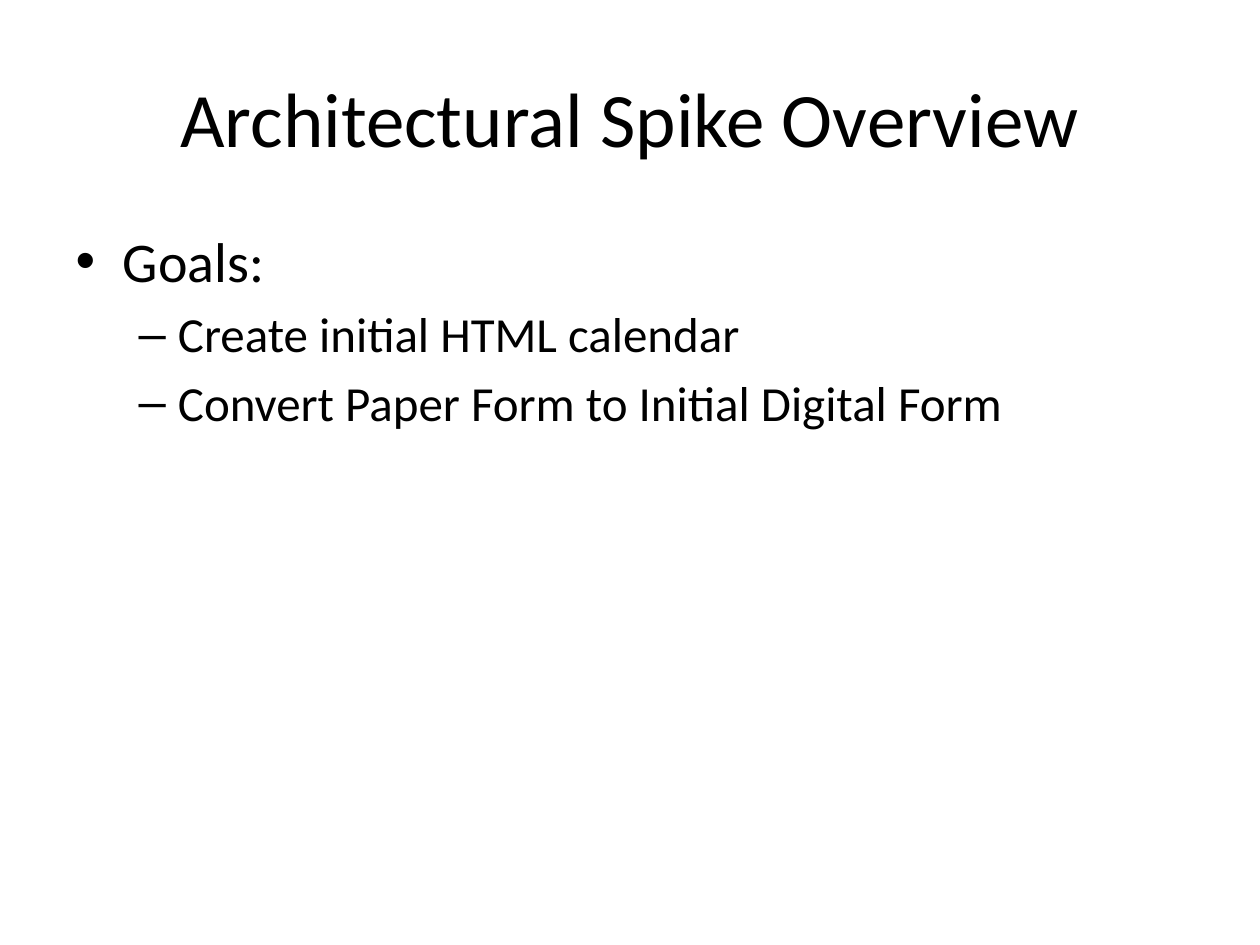
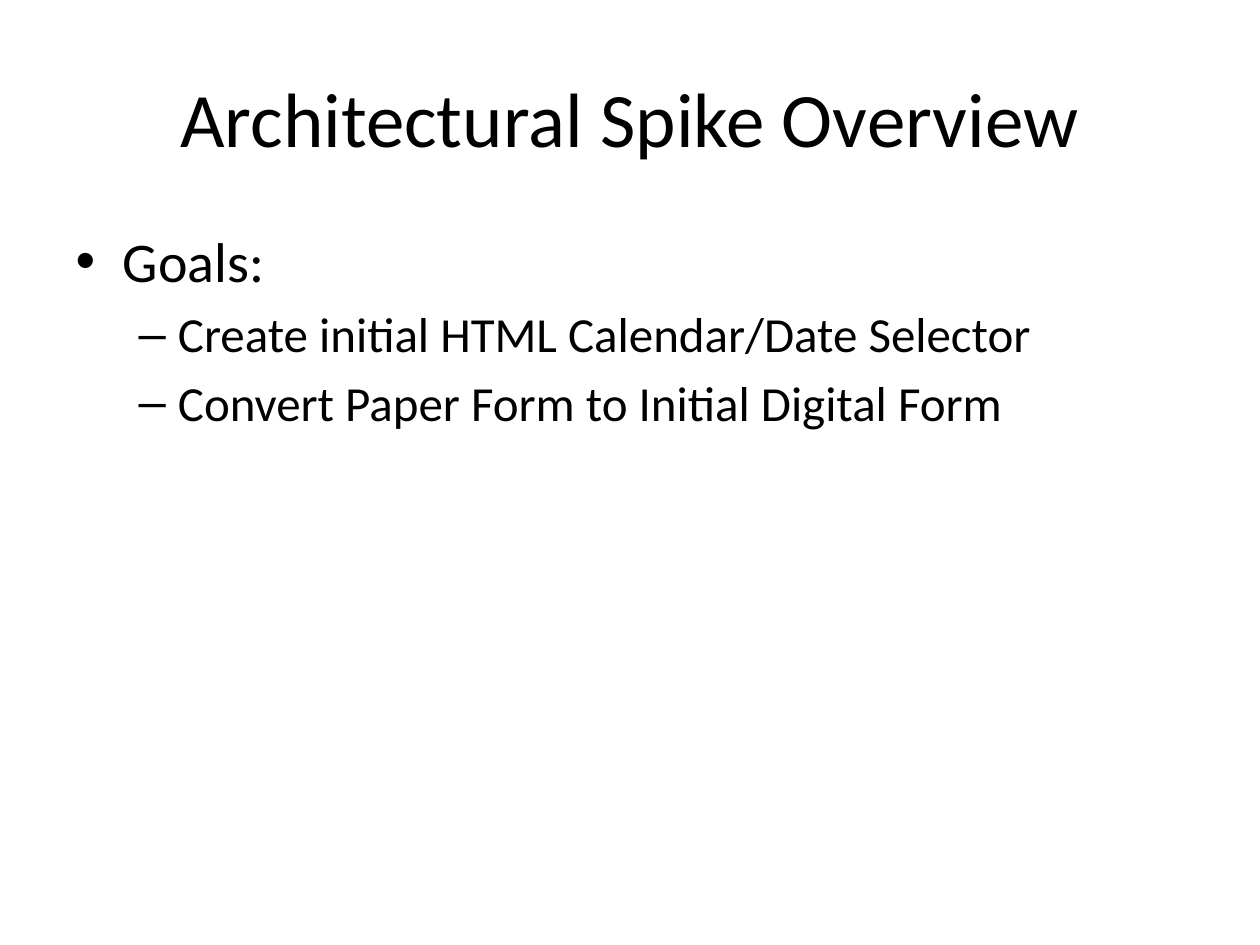
Before and after one commit to telepresencebot2/Transportation-For-Visually-Impaired, a slide deck: slide 9 of Presentation.pptx. Drawn at 1260x945 pixels with LibreOffice and Linux fonts; fonts in the diff are those of the drawing; background and template pictures are left out. Boxes give left, top, right and bottom in pixels: in the first picture for what was removed or moved away, otherwise in the second. Text is boxed around its words. In the diff, an @@ line names an element or a change of style, - is before the commit and + after.

```diff
--- a/Presentation.pptx
+++ b/Presentation.pptx
@@ text at box(178, 318, 1031, 354): text changed @@
-  – Create initial HTML calendar
+  – Create initial HTML Calendar/Date Selector
```
Also in this commit, not shown: 9 other slides changed, 3 slides added.
